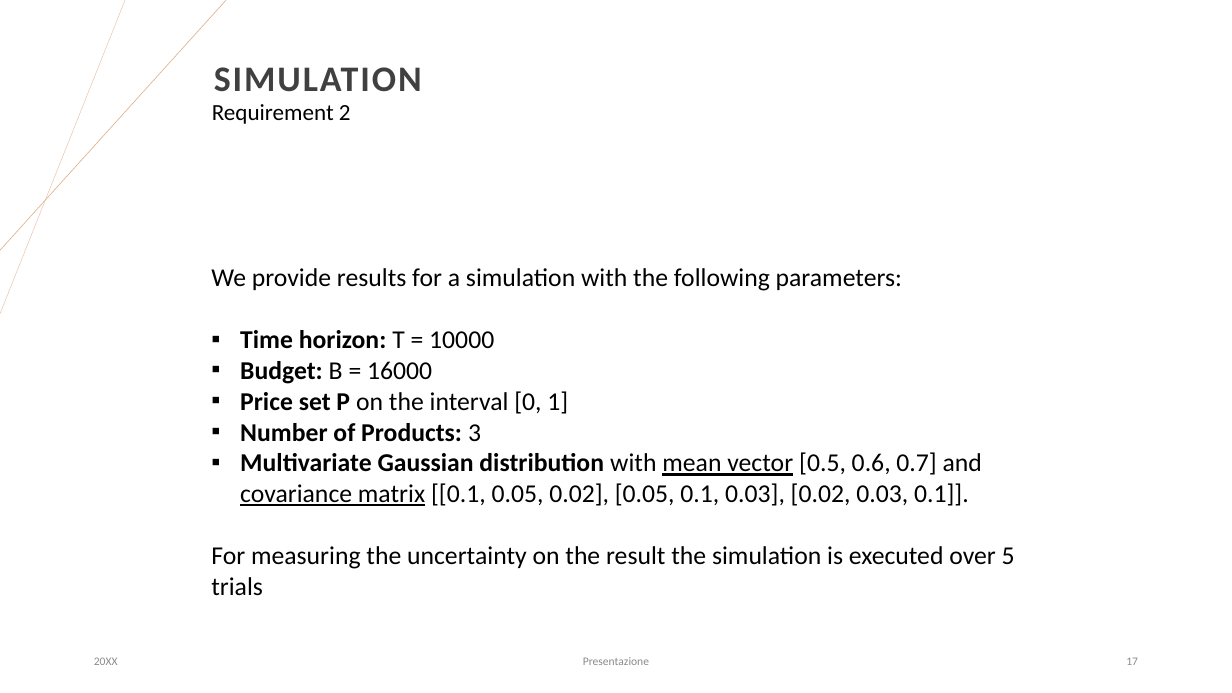
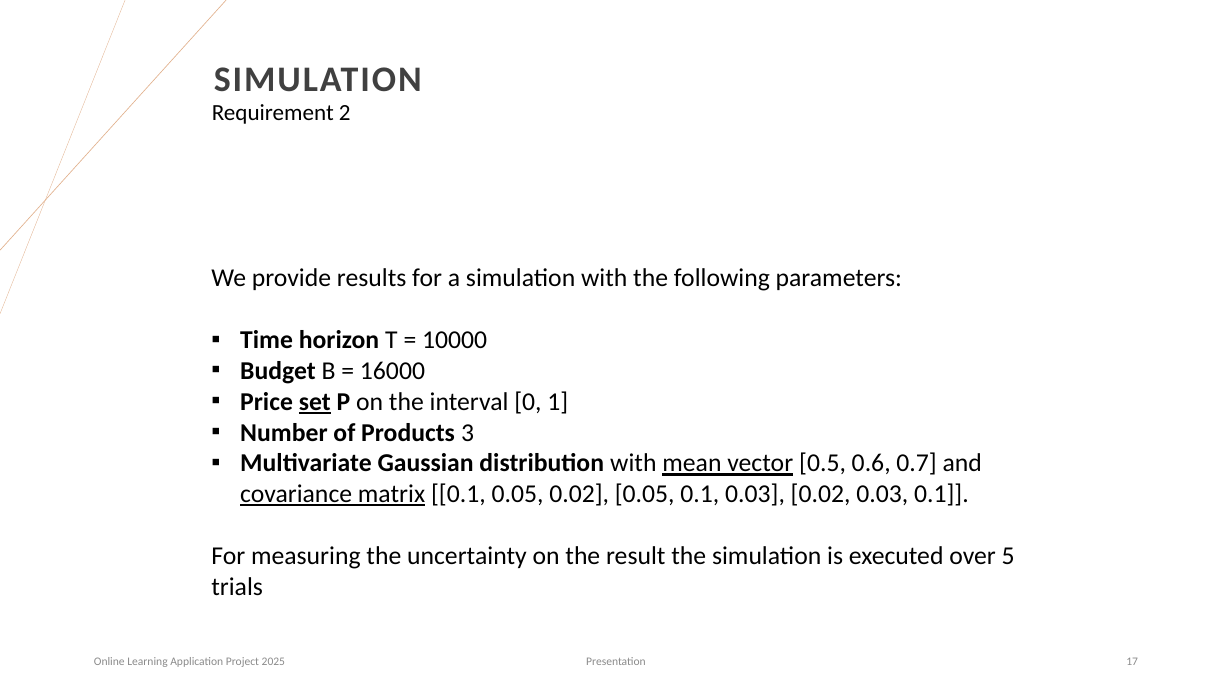
Before and after one commit to matteopasqual02/OLA-2025-project, a slide deck: slide 17 of OLA_Project.pptx. Drawn at 1232x693 pixels with LibreOffice and Linux fonts; fonts in the diff are those of the drawing. Boxes give left, top, right and bottom in pixels: in the first picture for what was removed or moved away, otherwise in the second. Text is boxed around its words. In the diff, an @@ line names an element or a change of style, - is before the commit and + after.

```diff
--- a/OLA_Project.pptx
+++ b/OLA_Project.pptx
@@ text at (240,330,487,384): text changed @@
-▪ Time horizon: T = 10000
-▪ Budget: B = 16000
+▪ Time horizon T = 10000
+▪ Budget B = 16000
@@ text at (240,391,568,414): underline on in "set" @@
@@ text at (240,423,474,442): text changed @@
-▪ Number of Products: 3
+▪ Number of Products 3
@@ text at (94,657,285,667): text changed @@
-20XX
+Online Learning Application Project 2025
@@ text at (586,657,646,665): text changed @@
-Presentazione
+Presentation
```
Also in this commit, not shown: 35 other slides changed, 2 slides added, 1 other file.
